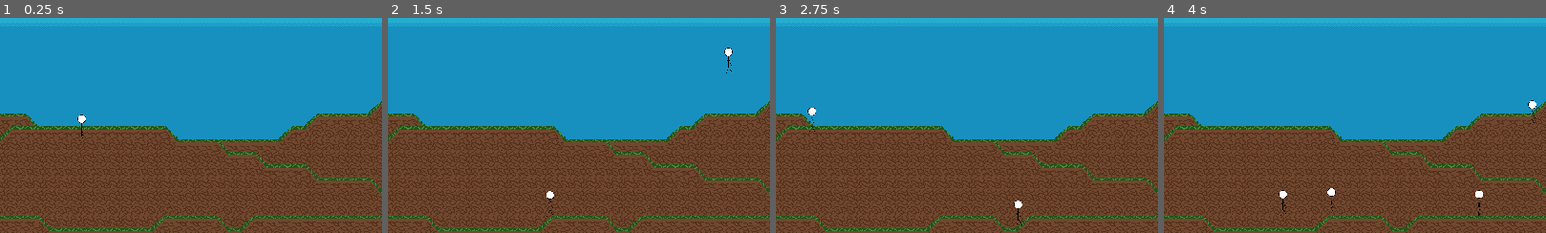
Above: before the commit, frames 1-4 (left to right).
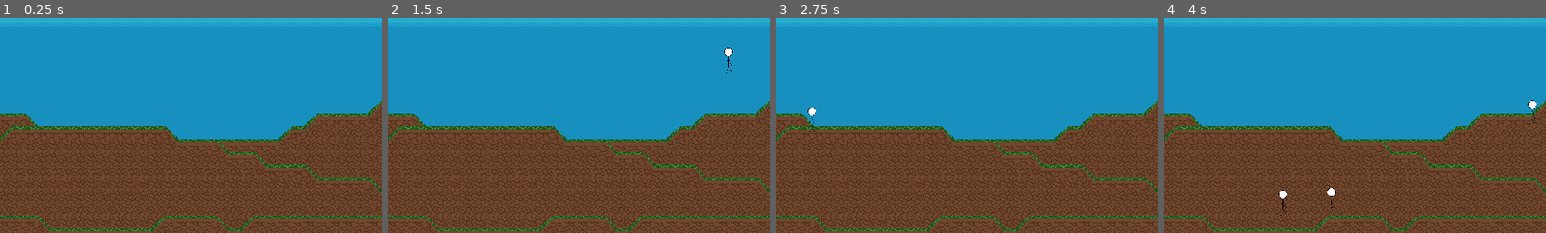
Above: after the commit, the same moments.

Repository: rickakell/GameJam2024
Game: Godot game, scene res://scenes/game.tscn
Same seed, same stepped clock (60 frames per second), same inputs: the game is played once before the commit and once after it.
Inputs (mouse positions are % of the whole screen's width and height, from its top left):
- Up to frame 1 (0.25 s): no input
- Up to frame 2 (1.5 s): tap Enter at 0.5 s; move the mouse to (72, 45) at 0.52 s; press the mouse at (72, 45) at 0.53 s; move the mouse to (30, 55) at 1.27 s; release the mouse at (30, 55) at 1.28 s; click (30, 55) at 1.35 s
- Up to frame 3 (2.75 s): move the mouse to (60, 28) at 2.02 s; press the mouse at (60, 28) at 2.03 s; right-click (60, 28) at 2.1 s
- Up to frame 4 (4 s): move the mouse to (45, 70) at 2.77 s; release the mouse at (45, 70) at 2.78 s; click (45, 70) at 2.85 s; move the mouse to (80, 65) at 3.52 s; press the mouse at (80, 65) at 3.53 s
The pictures show only the part of the screen within x 32-82%, y 43-93%; the shares and areas given below are measured in that part.

The runs differ from the first frame. In frame 1, less than 0.1% of the frame differs, in the area x 20-23%, y 44-56%; in frame 2, less than 0.1%; in frame 3, less than 0.1%, in the area x 62-65%, y 84-97%; in frame 4, less than 0.1%.

Commit message:
Enemy head click detection

Diff:
--- a/scenes/WalkingTarget.tscn
+++ b/scenes/WalkingTarget.tscn
@@ -1,7 +1,8 @@
-[gd_scene load_steps=11 format=3 uid="uid://dfva30n8oputq"]
+[gd_scene load_steps=14 format=3 uid="uid://dfva30n8oputq"]
 
 [ext_resource type="Texture2D" uid="uid://didgmlc1ejfhs" path="res://assets/WalkSpriteSheet.png" id="1_3xpg7"]
 [ext_resource type="Script" path="res://scripts/WalkingTarget.gd" id="1_mwsdd"]
+[ext_resource type="Script" path="res://scripts/CollisionShapeHead.gd" id="3_4hmjg"]
 
 [sub_resource type="AtlasTexture" id="AtlasTexture_e2i5e"]
 atlas = ExtResource("1_3xpg7")
@@ -53,7 +54,14 @@
 "speed": 8.0
 }]
 
+[sub_resource type="GDScript" id="GDScript_tmuxj"]
+script/source = "extends AnimatedSprite2D
+"
+
 [sub_resource type="CircleShape2D" id="CircleShape2D_evfnx"]
+
+[sub_resource type="CircleShape2D" id="CircleShape2D_8iqjj"]
+radius = 12.0
 
 [node name="Enemy" type="CharacterBody2D"]
 collision_layer = 512
@@ -65,7 +73,8 @@
 z_index = 1
 sprite_frames = SubResource("SpriteFrames_h333o")
 autoplay = "default"
-frame_progress = 0.892964
+frame_progress = 0.757511
+script = SubResource("GDScript_tmuxj")
 
 [node name="CollisionShape2D" type="CollisionShape2D" parent="."]
 position = Vector2(0, 22)
@@ -76,3 +85,10 @@
 
 [node name="RayCastLeft" type="RayCast2D" parent="."]
 target_position = Vector2(-21, 0)
+
+[node name="CollisionShapeHead" type="Area2D" parent="."]
+position = Vector2(1, -21)
+script = ExtResource("3_4hmjg")
+
+[node name="CollisionShape2D" type="CollisionShape2D" parent="CollisionShapeHead"]
+shape = SubResource("CircleShape2D_8iqjj")
--- a/scenes/game.tscn
+++ b/scenes/game.tscn
@@ -1,11 +1,10 @@
-[gd_scene load_steps=20 format=3 uid="uid://dg7pngll8l1js"]
+[gd_scene load_steps=19 format=3 uid="uid://dg7pngll8l1js"]
 
 [ext_resource type="Script" path="res://scripts/GameManager.gd" id="1_8hl0c"]
 [ext_resource type="PackedScene" uid="uid://dmrlvsqtl743h" path="res://scenes/zooming_camera_2d.tscn" id="1_a22dm"]
 [ext_resource type="Texture2D" uid="uid://bg4daaauj0q7w" path="res://assets/SkyTiles64.png" id="1_gsbhm"]
 [ext_resource type="Texture2D" uid="uid://bonlxr31um6c4" path="res://assets/SkyTiles32.png" id="1_owr7n"]
 [ext_resource type="Texture2D" uid="uid://b5bqjd8ifyrcm" path="res://assets/DirtTiles32.png" id="2_8vtwt"]
-[ext_resource type="PackedScene" uid="uid://dfva30n8oputq" path="res://scenes/WalkingTarget.tscn" id="6_tmioa"]
 
 [sub_resource type="TileSetAtlasSource" id="TileSetAtlasSource_28wyc"]
 texture = ExtResource("1_gsbhm")
@@ -232,10 +231,6 @@
 format = 2
 layer_0/tile_data = PackedInt32Array(2162688, 0, 0, 2162689, 0, 0, 2162690, 0, 0, 2162691, 0, 0, 2162692, 0, 0, 2162693 …(4016 unchanged characters)…
 
-[node name="Enemy" parent="." instance=ExtResource("6_tmioa")]
-z_index = 1
-position = Vector2(774, 697)
-
 [node name="Boundaries" type="Node" parent="."]
 
 [node name="LeftBound" type="StaticBody2D" parent="Boundaries"]
--- /dev/null
+++ b/scripts/CollisionShapeHead.gd
@@ -0,0 +1,5 @@
+extends Area2D
+
+func _input_event(viewport, event, shape_index):
+	if event.is_action("shoot"):
+		print("bang!")
--- a/scripts/GameManager.gd
+++ b/scripts/GameManager.gd
@@ -7,15 +7,6 @@
 func add_point():
 	score += 1
 	score_label.text = "Score: " + str(score)
-#
-#func _unhandled_input(event):
-#	if event.is_action("shoot") and not event.is_echo():
-#		if event.is():
-#
-
-#func _process(delta):
-#	if Input.is_action_pressed("shoot"):
-#		pass
 
 var walking_enemy_scene = preload("res://scenes/WalkingTarget.tscn")
 
--- a/scripts/WalkingTarget.gd
+++ b/scripts/WalkingTarget.gd
@@ -13,6 +13,7 @@
 @onready var ray_cast_right = $RayCastRight
 @onready var ray_cast_left = $RayCastLeft
 @onready var animated_sprite = $AnimatedSprite2D
+@onready var head = $CollisionShapeHead
 
 func _physics_process(delta):
 	if ray_cast_right.is_colliding():
